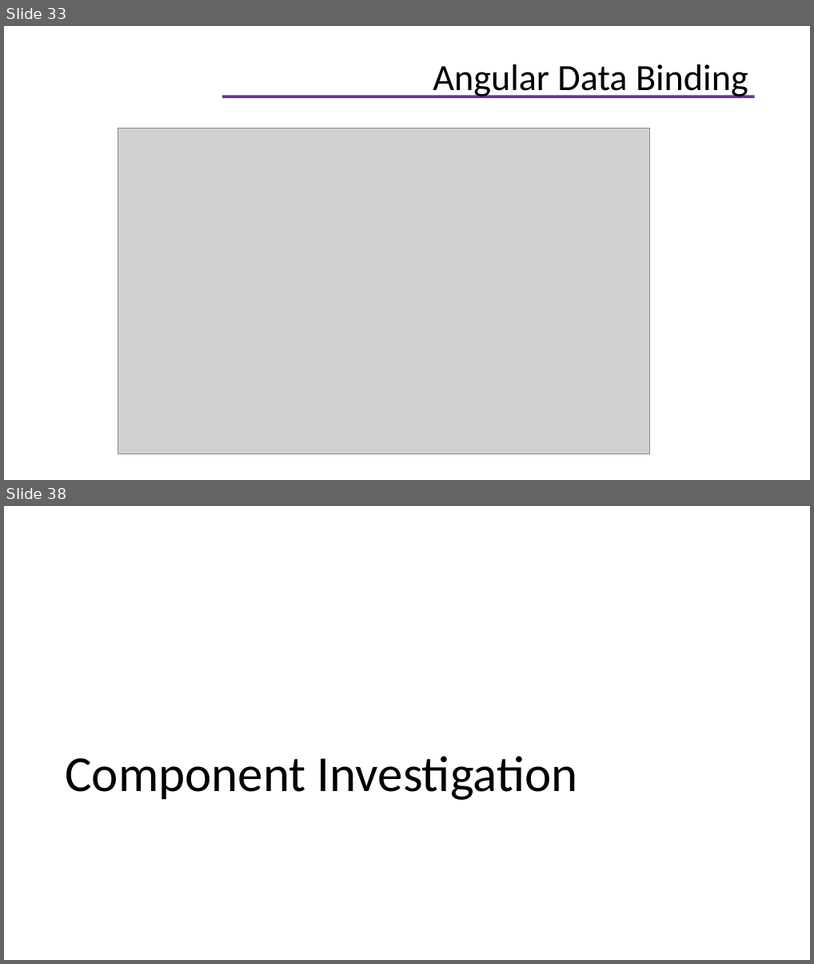
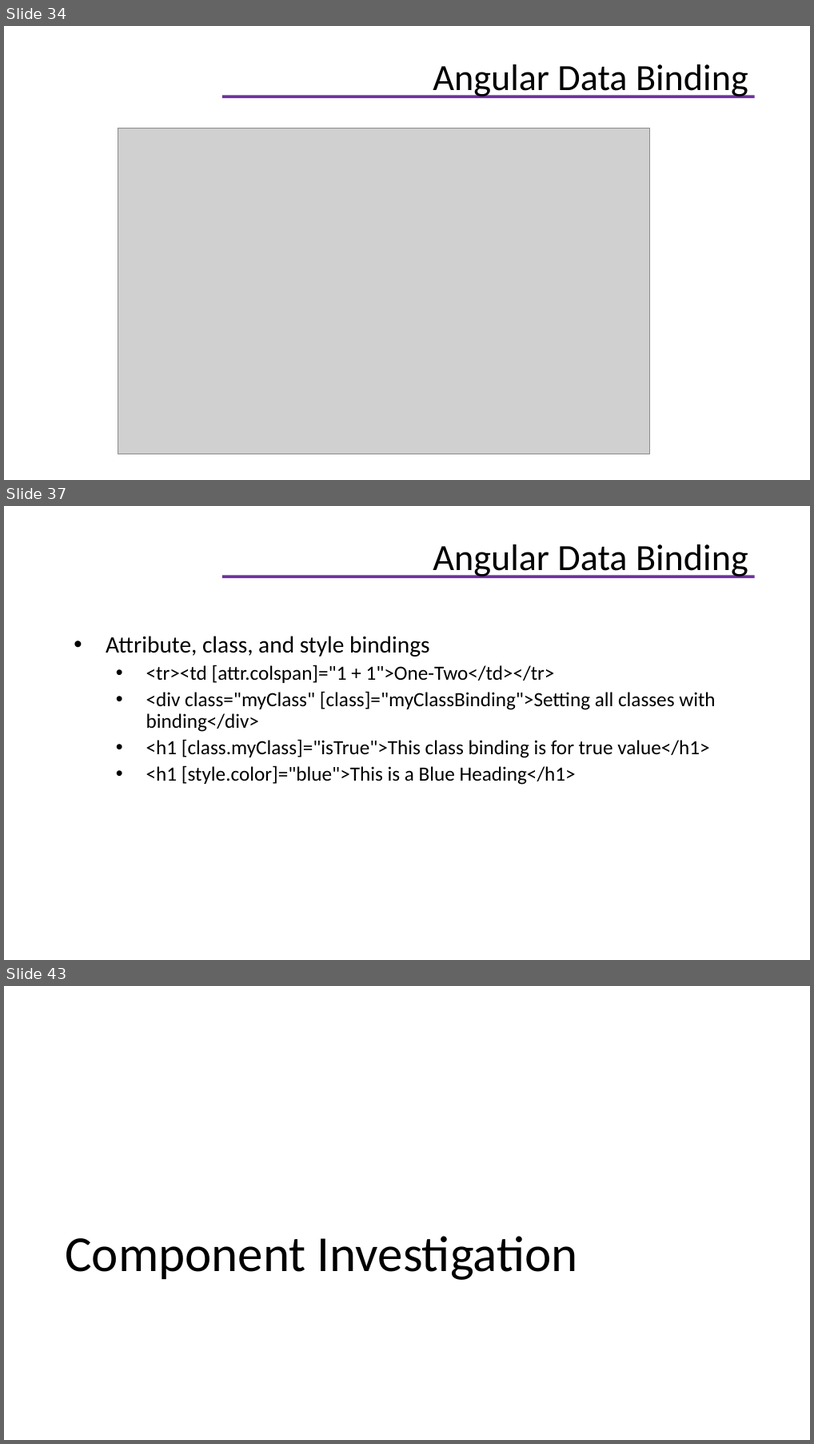
Before and after one commit to helenhash/angular-training, a slide deck: docs/Angular Training.pptx. Shown one above the other, each under a label of ours: slides 33 and 38 before the commit, slides 34, 37 and 43 after it; the slides between them are not shown. The pictures are 814x964 and 814x1444 pixels, drawn with LibreOffice and Linux fonts; fonts in the diff are those of the drawing; grey boxes stand for pictures; background and template pictures are left out. Boxes give left, top, right and bottom in pixels: in the first picture for what was removed or moved away, otherwise in the second. Text is boxed around its words. In the diff, an @@ line names an element or a change of style, - is before the commit and + after.

```diff
--- a/docs/Angular Training.pptx
+++ b/docs/Angular Training.pptx
@@ slide 37 added at [4, 506, 810, 960], background #FFFFFF; not listed: 1 template element that a slide beside it also shows @@
@@ title added at [433, 544, 749, 578], 33 pt, text #000000 @@
+Angular Data Binding
@@ text added at [106, 636, 715, 784], 18 pt, text #000000 @@
+• Attribute, class, and style bindings
+  • <tr><td [attr.colspan]="1 + 1">One-Two</td></tr>
+  • <div class="myClass" [class]="myClassBinding">Setting all classes with binding</div>
+  • <h1 [class.myClass]="isTrue">This class binding is for true value</h1>
+  • <h1 [style.color]="blue">This is a Blue Heading</h1>
@@ what was slide 33 is now slide 34 @@
@@ what was slide 38 is now slide 43 @@
```
Also in this commit, not shown: 4 slides changed, 5 other slides added, 1 slide removed, 19 other files.
